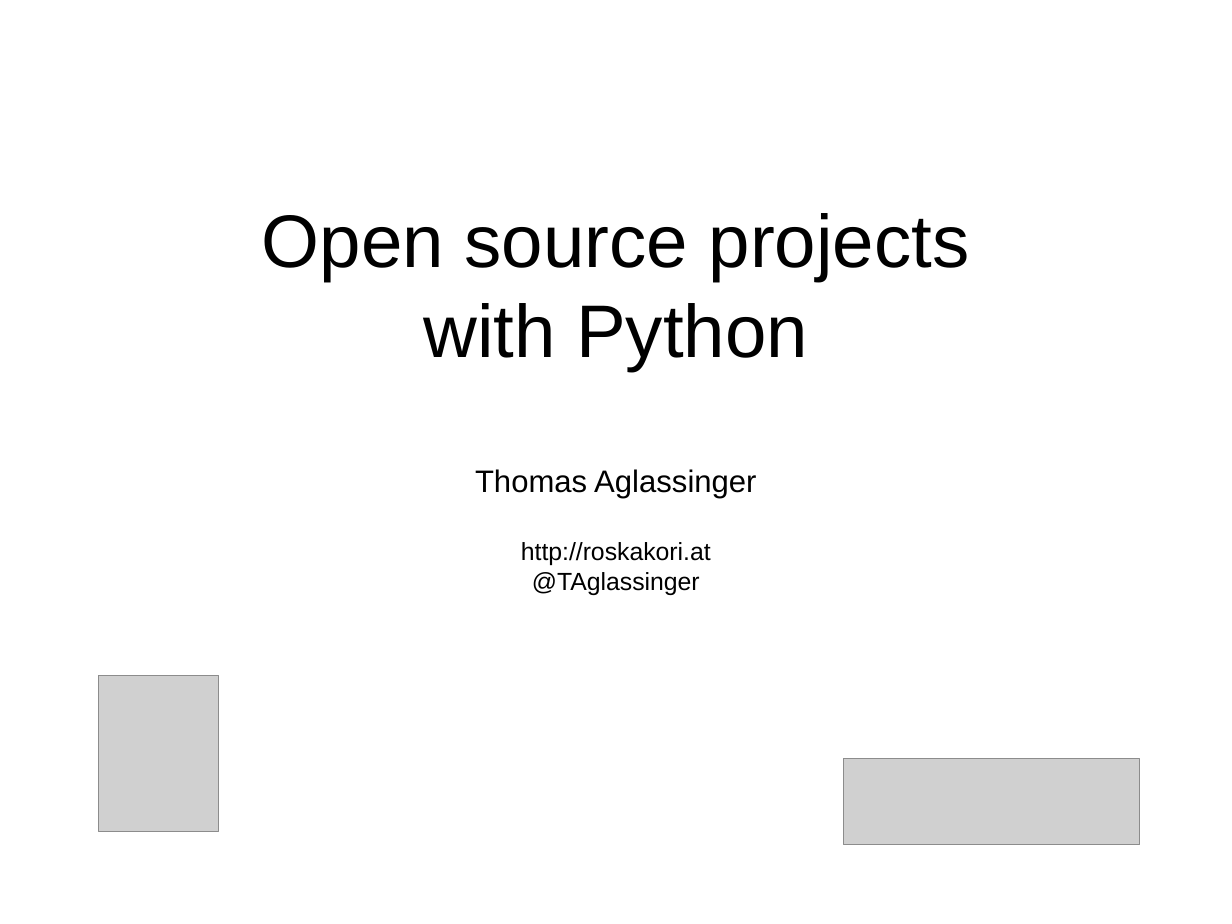
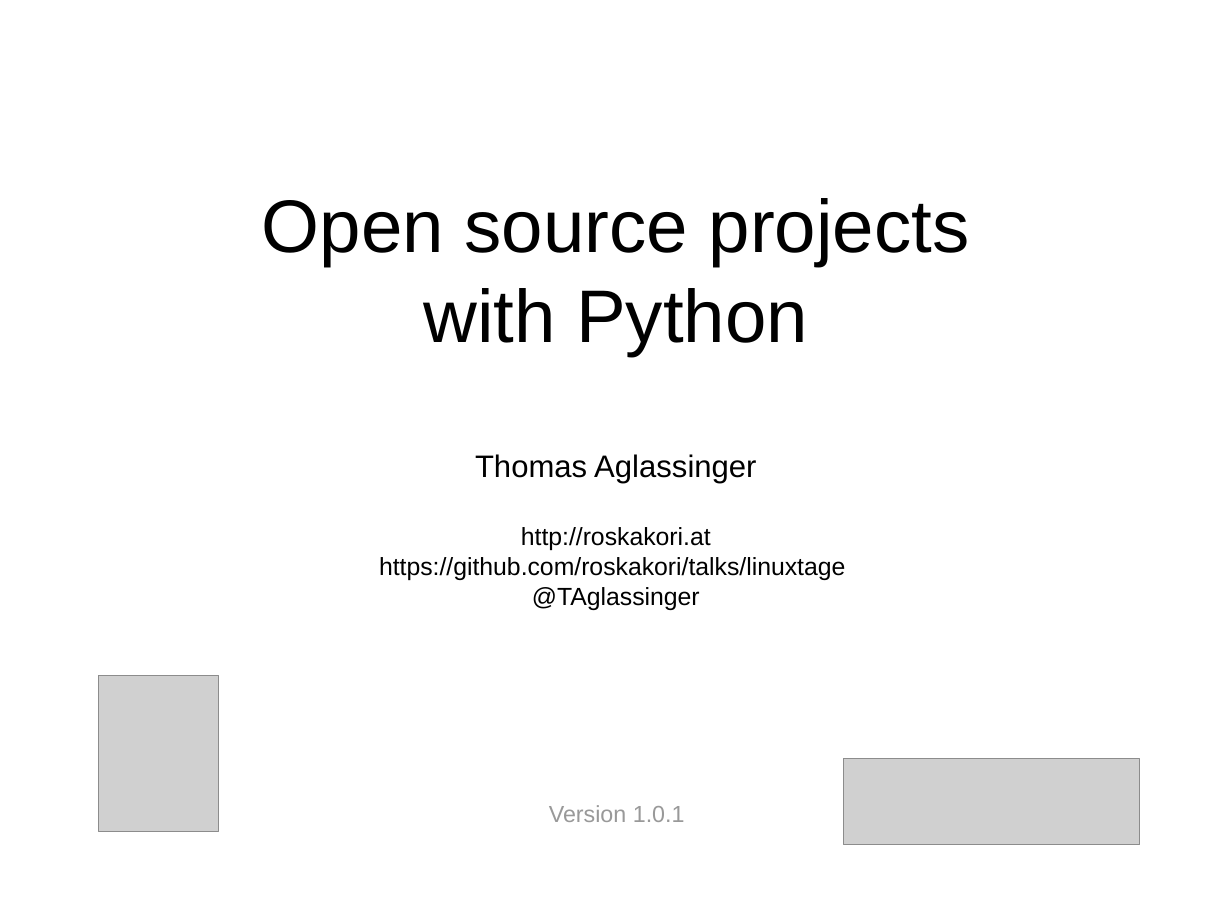
Before and after one commit to roskakori/talks, a slide deck: slide 1 of linuxtage/Open source projects with Python.odp. Drawn at 1232x924 pixels with LibreOffice and Linux fonts; fonts in the diff are those of the drawing; grey boxes stand for pictures. Boxes give left, top, right and bottom in pixels: in the first picture for what was removed or moved away, otherwise in the second. Text is boxed around its words. In the diff, an @@ line names an element or a change of style, - is before the commit and + after.

Commit message:
Cleaned up: * Added link to source for slides. * Added version number to front slide. * Cleaned up "Topics" to match sequence and headings of actual slides. * Cleaned up tools mentioned in "Summary". * Cleaned up typo.

```diff
--- a/linuxtage/Open source projects with Python.odp
+++ b/linuxtage/Open source projects with Python.odp
@@ subtitle at (379, 557, 845, 580): paragraph added @@
+https://github.com/roskakori/talks/linuxtage
@@ text added at (549, 805, 685, 822), 15 pt, text #999999 @@
+Version 1.0.1
```
Also in this commit, not shown: 4 other slides changed.
